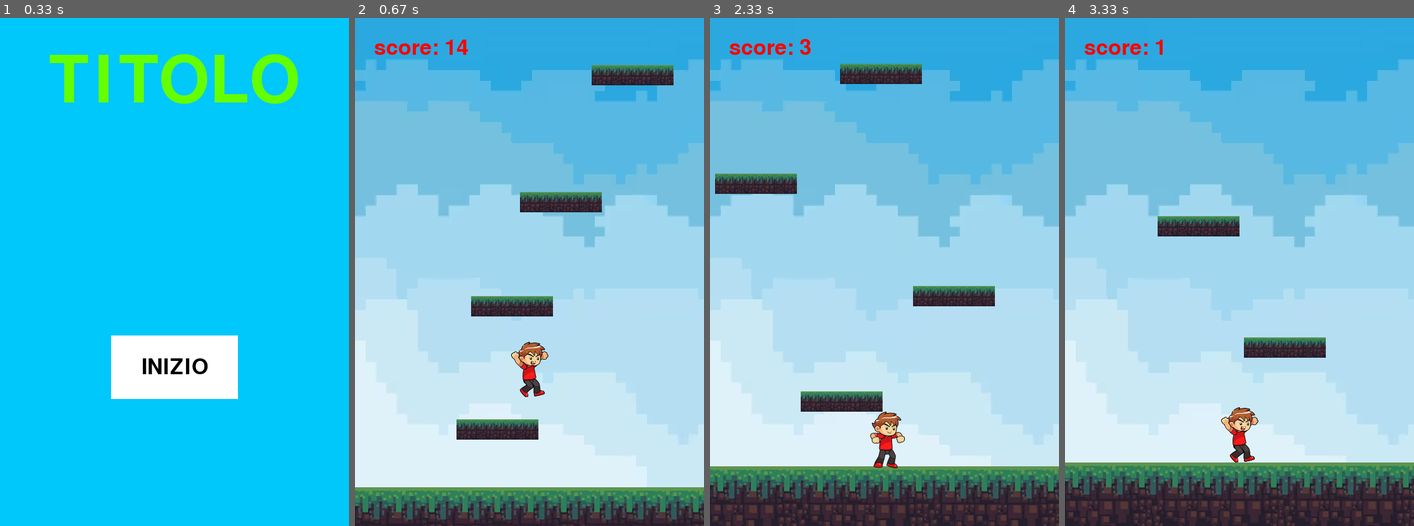
Above: before the commit, frames 1-4 (left to right).
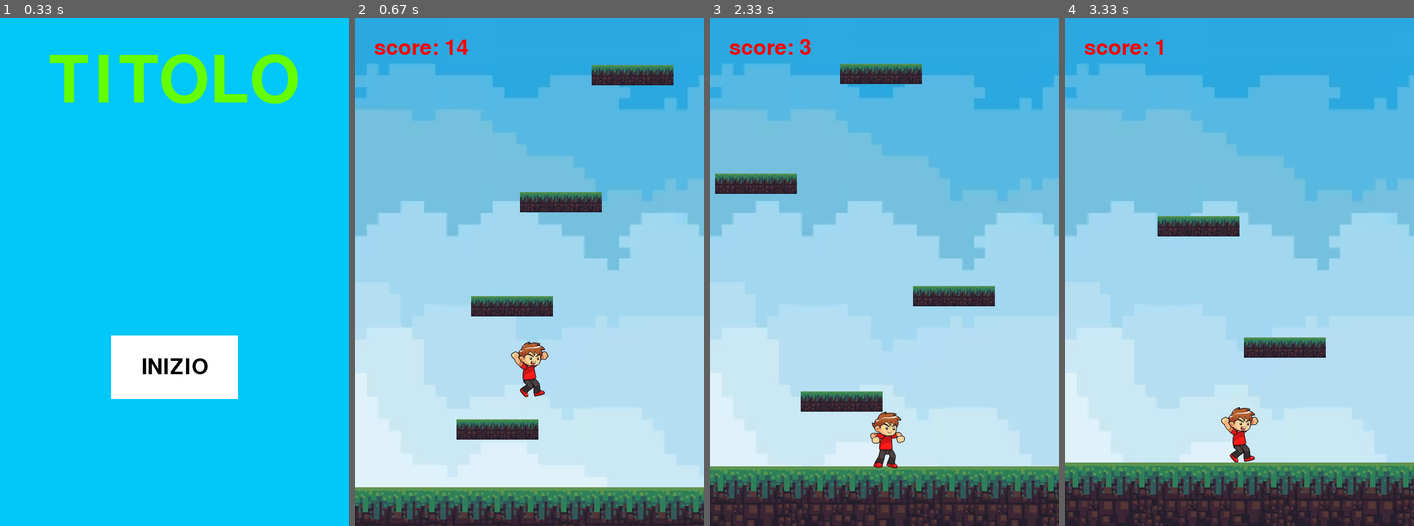
Above: after the commit, the same moments.

Repository: AleBrambilla/pygame-Brambilla-Mariani
Game: pygame game, started from main.py
Two runs of this game, one before a commit and one after it. Both use one fixed random seed, a clock stepped at 60 frames per second and the inputs below.
Inputs:
- Up to frame 1 (0.33 s): no input
- Up to frame 2 (0.67 s): click "INIZIO" at 0.38 s
- Up to frame 3 (2.33 s): hold Right 0.67-1.13 s; tap Space at 1.67 s; click "INIZIO" at 2.05 s
- Up to frame 4 (3.33 s): tap Space at 2.9 s; click "INIZIO" at 3.28 s

Frame 1 is identical in both runs. In frame 2, 7.6% of the frame differs, in the area x 0-100%, y 8-77%; in frame 3, 7.6%; in frame 4, 7.7%.

Commit message:
parziale debug sconfitta iniziale

Diff:
--- a/main.py
+++ b/main.py
@@ -85,6 +85,8 @@
 WINDOW_SIZE = (550, 800)
 screen = pygame.display.set_mode(WINDOW_SIZE)
 sfondo = pygame.image.load('Brambilla-Mariani-img/sfondo.png').convert()
+sfondo = pygame.transform.rotozoom(sfondo, 0, 1.1)
+
 ground = pygame.image.load('Brambilla-Mariani-img/ground.png').convert()
 ground_rect=ground.get_rect(topleft=(0, 700))
 
@@ -142,7 +144,7 @@
         player.draw(screen)
 
 
-        if bool_scorrere(piattaforme, player):
+        if bool_scorrere(piattaforme, player, punteggio.ammontare):
             for piattaforma in piattaforme:
                 piattaforma.scorri()
 
--- a/piattaforme.py
+++ b/piattaforme.py
@@ -67,14 +67,20 @@
                         for j in range(len(piattaforme.sprites()[:i-1:])):
                             piattaforme.sprites()[j].corrente=False
 
-def bool_scorrere(piattaforme, player):
+                        break
 
-    corrente(piattaforme, player)
+    return i
+
+def bool_scorrere(piattaforme, player, score):
+
+    i=corrente(piattaforme, player)
 
     scorri=True
     for piattaforma in piattaforme.sprites():
         if piattaforma.rect.top >=700 and piattaforma.corrente:
             scorri=False
+        if score<120 and piattaforme.sprites()[i].rect.bottom>800:
+            scorri=False
 
 
     return scorri
--- a/punteggio.py
+++ b/punteggio.py
@@ -9,7 +9,7 @@
         self.text=self.font.render(f'score: {self.ammontare}', True, (255,0,0))
 
     def update(self, piattaforme, player):
-        if bool_scorrere(piattaforme, player):
+        if bool_scorrere(piattaforme, player, self.ammontare):
             self.ammontare+=1
 
     def draw(self, screen):
